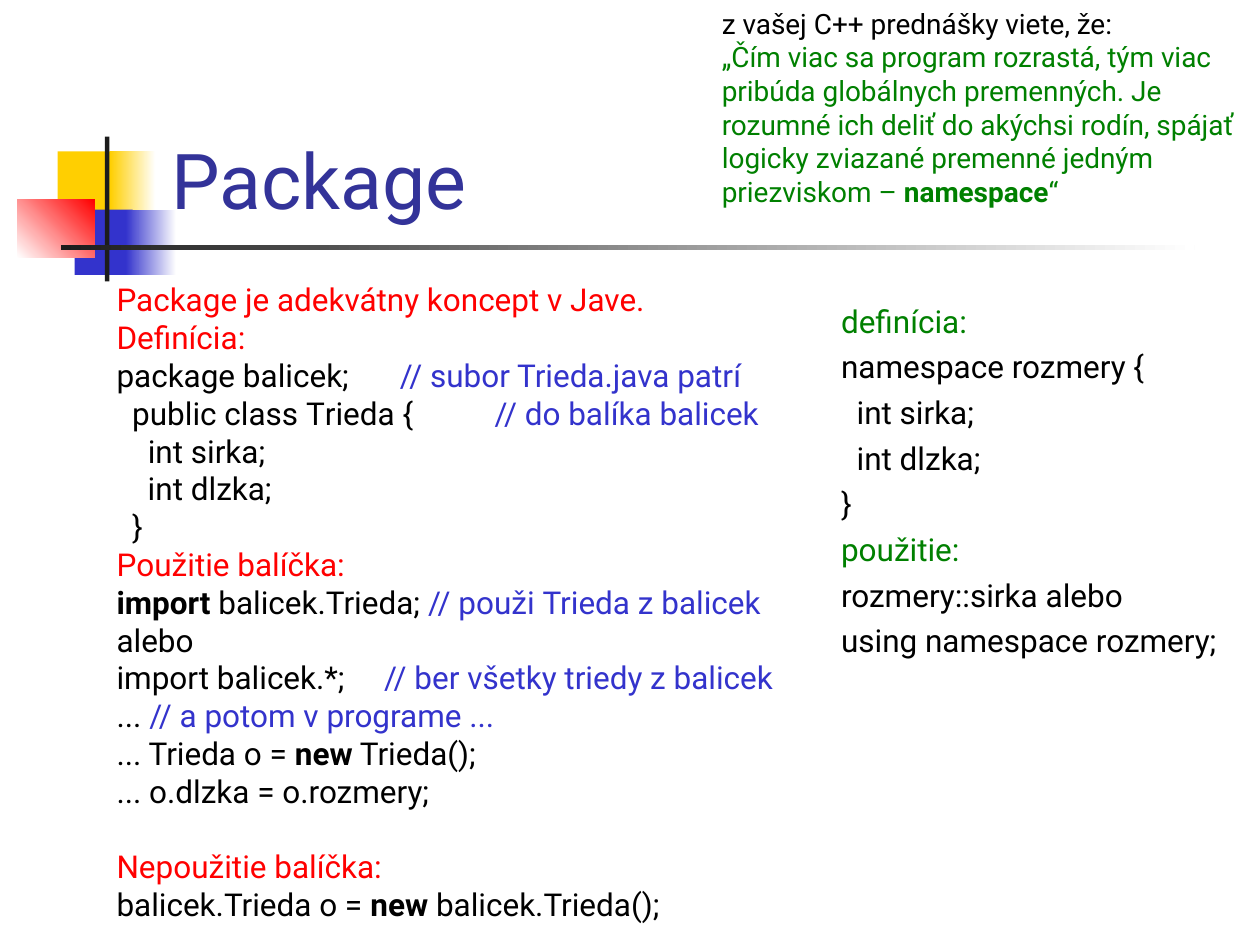
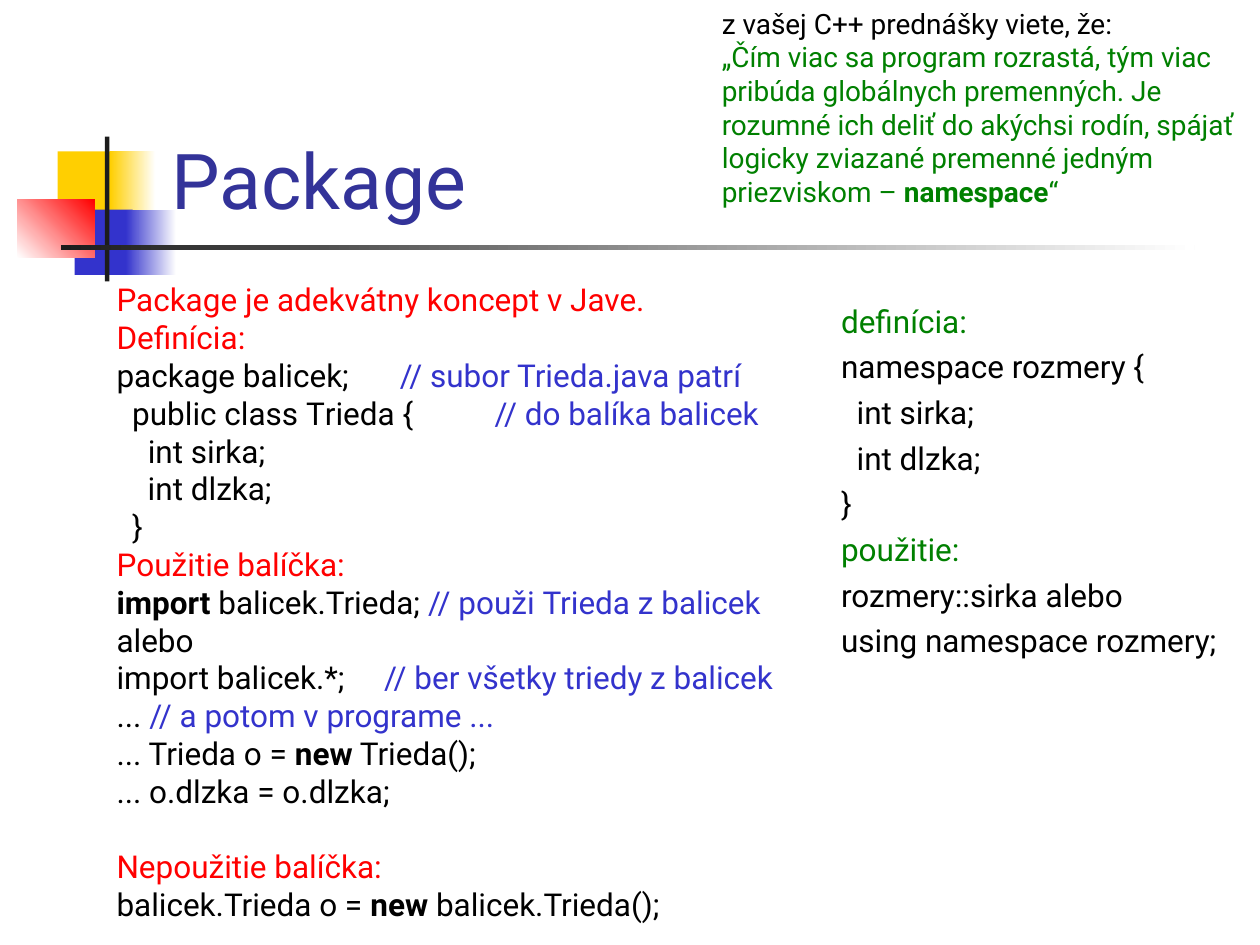
Before and after one commit to Programovanie4/Prednasky, a slide deck: slide 32 of 04/04_java.ppt. Drawn at 1260x945 pixels with LibreOffice and Linux fonts; fonts in the diff are those of the drawing. Boxes give left, top, right and bottom in pixels: in the first picture for what was removed or moved away, otherwise in the second. Text is boxed around its words. In the diff, an @@ line names an element or a change of style, - is before the commit and + after.

```diff
--- a/04/04_java.ppt
+++ b/04/04_java.ppt
@@ text at (149, 779, 389, 808): text changed @@
-... o.dlzka = o.rozmery;
+... o.dlzka = o.dlzka;
```
Also in this commit, not shown: 2 other slides changed, 1 other file.
